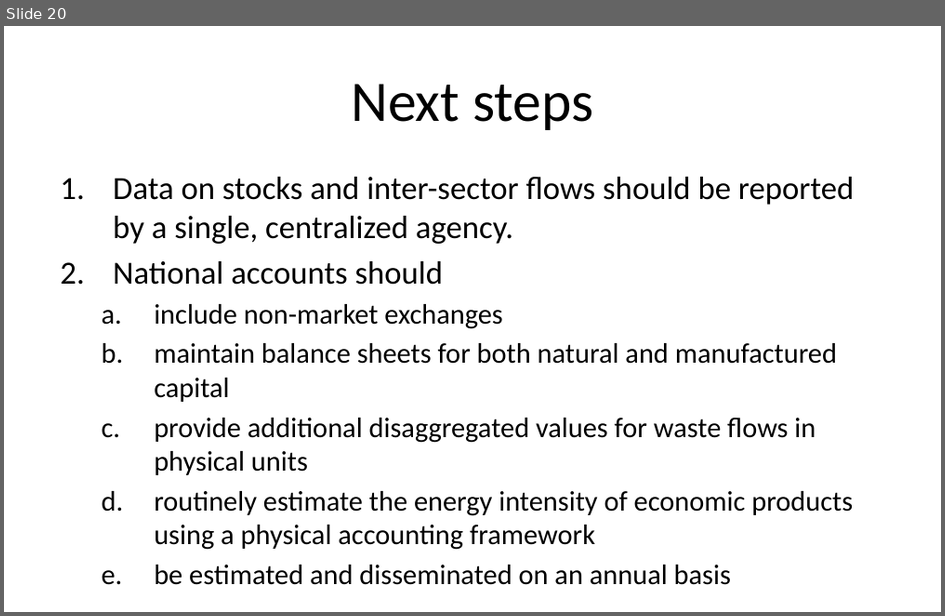
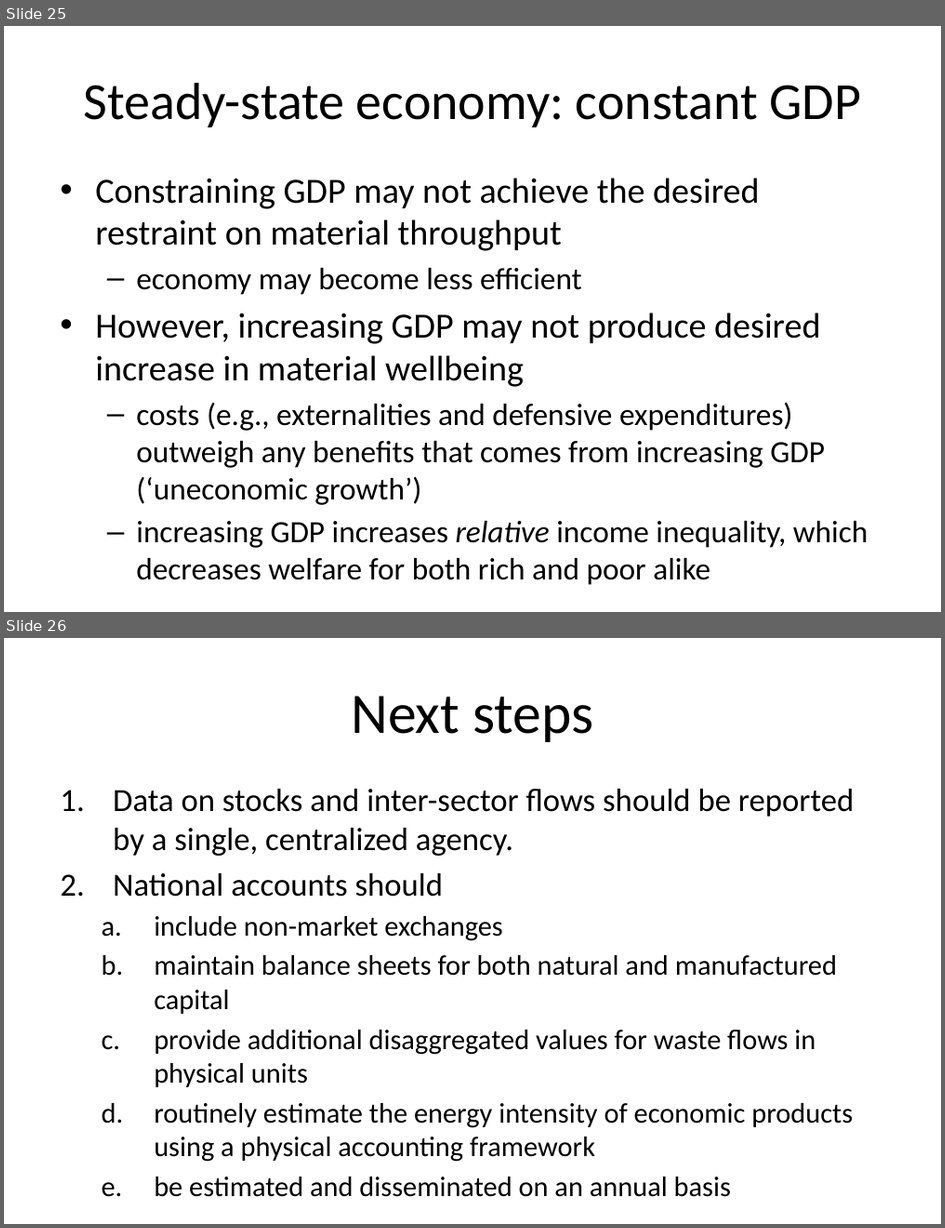
Before and after one commit to MatthewHeun/Dynamic-IO-Modeling, a slide deck: Book_launch/Book_launch_MCD_v2.pptx. Shown one above the other, each under a label of ours: slide 20 before the commit, slides 25 and 26 after it. The pictures are 945x616 and 945x1228 pixels, drawn with LibreOffice and Linux fonts; fonts in the diff are those of the drawing. Boxes give left, top, right and bottom in pixels: in the first picture for what was removed or moved away, otherwise in the second. Text is boxed around its words. In the diff, an @@ line names an element or a change of style, - is before the commit and + after.

```diff
--- a/Book_launch/Book_launch_MCD_v2.pptx
+++ b/Book_launch/Book_launch_MCD_v2.pptx
@@ slide 25 added at (x1=4, y1=26, x2=941, y2=612), background #FFFFFF @@
@@ title added at (x1=84, y1=83, x2=861, y2=127), 40 pt, text #000000 @@
+Steady-state economy: constant GDP
@@ text added at (x1=95, y1=178, x2=868, y2=585), 23.8 pt, text #000000 @@
+• Constraining GDP may not achieve the desired restraint on material throughput
+  – economy may become less efficient
+• However, increasing GDP may not produce desired increase in material wellbeing
+  – costs (e.g., externalities and defensive expenditures) outweigh any benefits that comes from increasing GDP (‘uneconomic growth’)
+  – increasing GDP increases relative income inequality, which decreases welfare for both rich and poor alike
@@ what was slide 20 is now slide 26 @@
```
Also in this commit, not shown: 4 slides changed, 5 other slides added.
